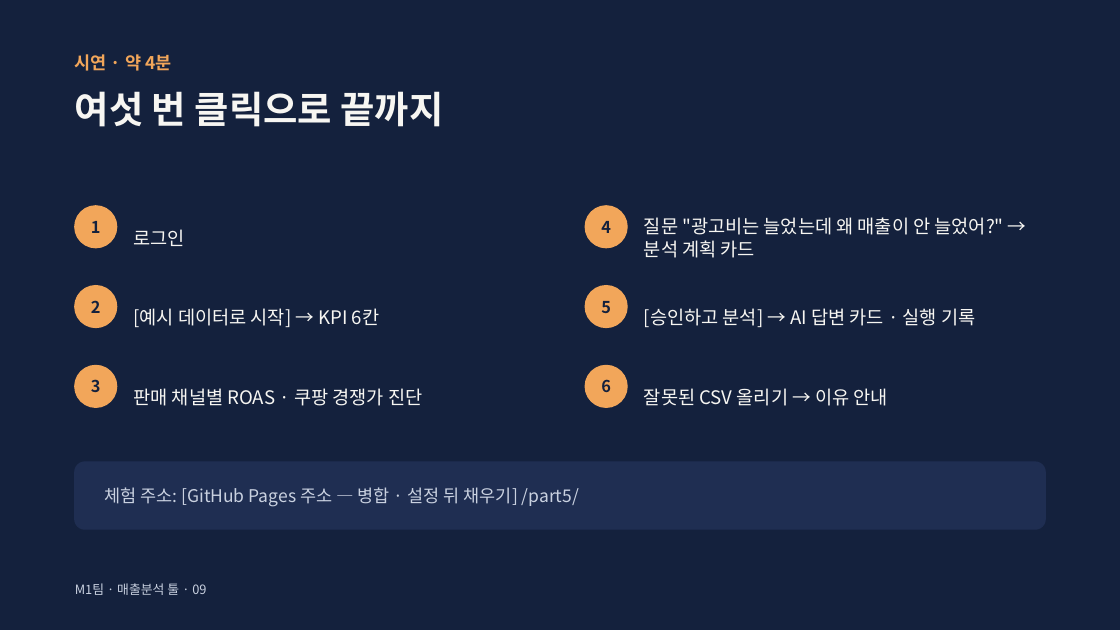
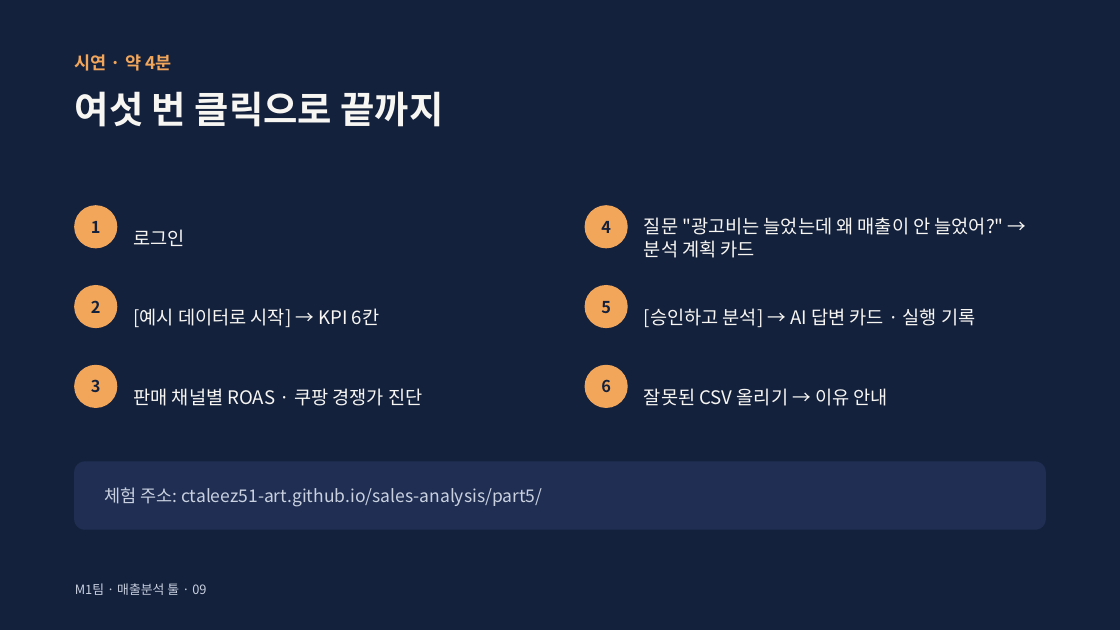
Before and after one commit to ctaleez51-art/sales-analysis, a slide deck: slide 9 of docs/presentation/M1_presentation_draft_v0.1.pptx. Drawn at 1120x630 pixels with LibreOffice and Linux fonts; fonts in the diff are those of the drawing. Boxes give left, top, right and bottom in pixels: in the first picture for what was removed or moved away, otherwise in the second. Text is boxed around its words. In the diff, an @@ line names an element or a change of style, - is before the commit and + after.

```diff
--- a/docs/presentation/M1_presentation_draft_v0.1.pptx
+++ b/docs/presentation/M1_presentation_draft_v0.1.pptx
@@ text at (x1=104, y1=487, x2=542, y2=507): text changed @@
-체험 주소: [GitHub Pages 주소 — 병합 · 설정 뒤 채우기] /part5/
+체험 주소: ctaleez51-art.github.io/sales-analysis/part5/
```
Also in this commit, not shown: 1 other slide changed, 2 other files.
